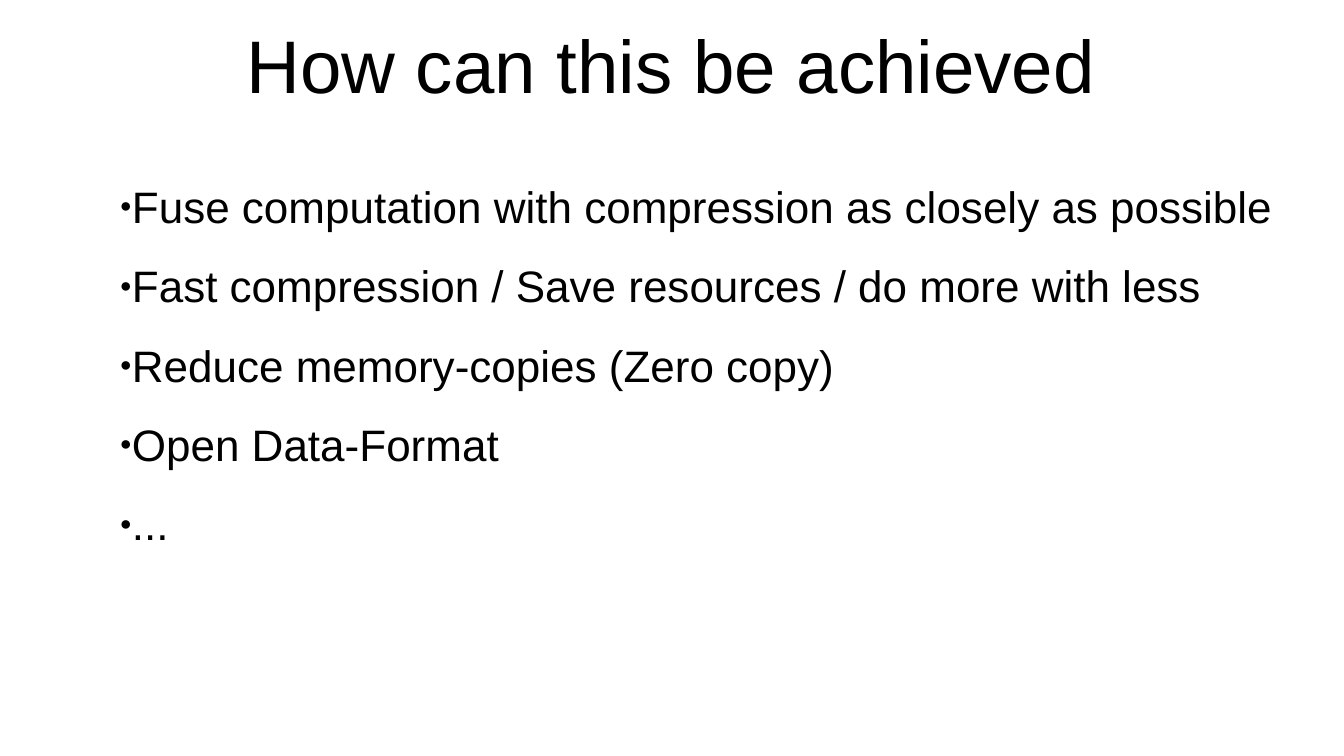
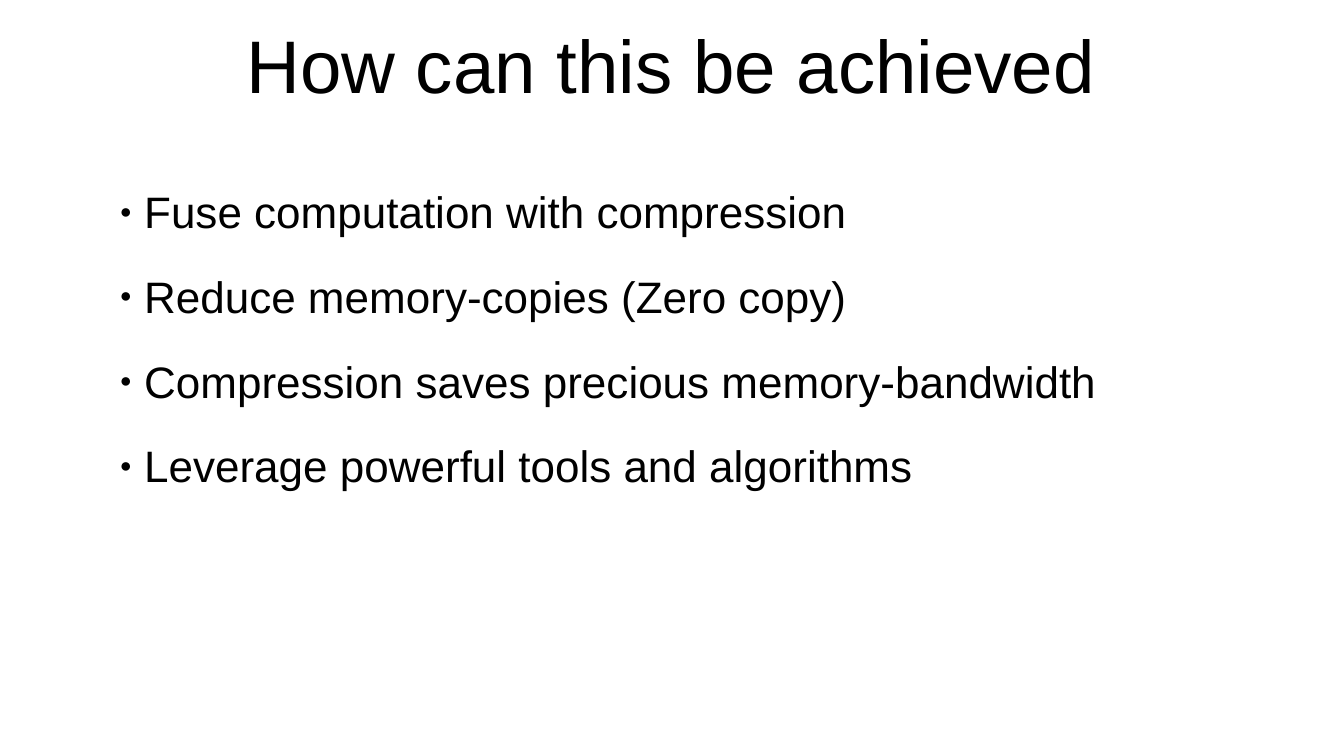
Before and after one commit to inaos/iron-array, a slide deck: slide 4 of decks/pyDataNyc2019.odp. Drawn at 1344x756 pixels with LibreOffice and Linux fonts; fonts in the diff are those of the drawing. Boxes give left, top, right and bottom in pixels: in the first picture for what was removed or moved away, otherwise in the second. Text is boxed around its words. In the diff, an @@ line names an element or a change of style, - is before the commit and + after.

```diff
--- a/decks/pyDataNyc2019.odp
+++ b/decks/pyDataNyc2019.odp
@@ text at bbox=[144, 196, 847, 237]: text changed @@
-● Fuse computation with compression as closely as possible
-● Fast compression / Save resources / do more with less
+● Fuse computation with compression
@@ text at bbox=[144, 281, 846, 322]: line spacing 1.05 to 1.15 @@
@@ text at bbox=[144, 366, 1095, 491]: text changed @@
-● Open Data-Format
-● ...
+● Compression saves precious memory-bandwidth
+● Leverage powerful tools and algorithms
```
Also in this commit, not shown: 2 other slides changed, 4 slides added, 3 slides removed, 6 other files.
